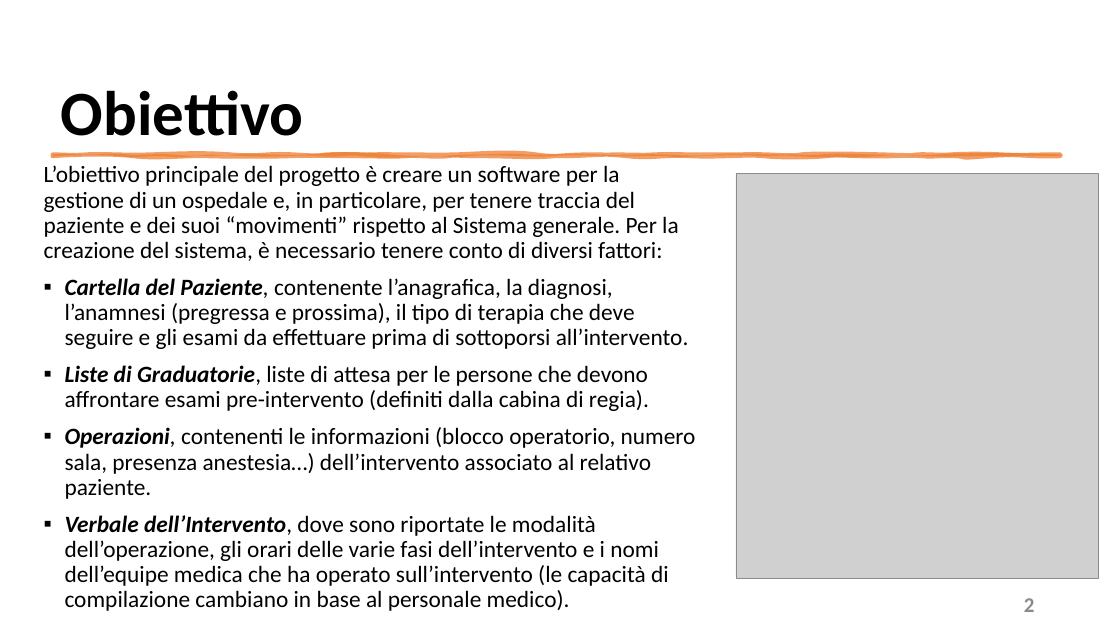
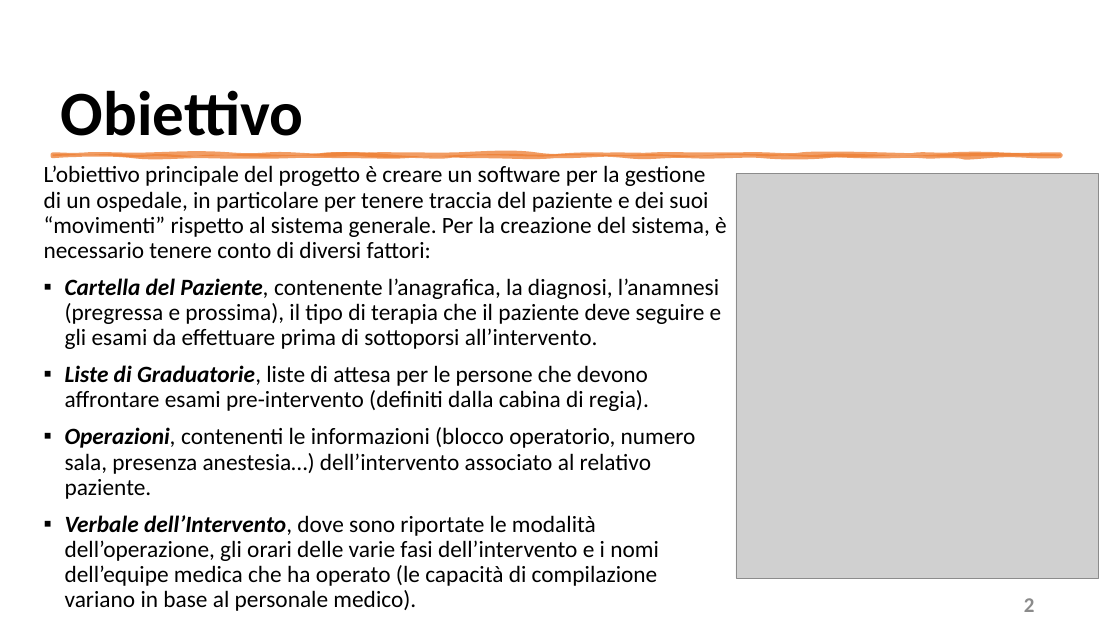
Before and after one commit to mangilimatteo/Progetto_Ingegneria_Software_Cattaneo_Mangili_Saini, a slide deck: slide 2 of Presentazione/Presentazione_Progetto.pptx. Drawn at 1120x630 pixels with LibreOffice and Linux fonts; fonts in the diff are those of the drawing; grey boxes stand for pictures. Boxes give left, top, right and bottom in pixels: in the first picture for what was removed or moved away, otherwise in the second. Text is boxed around its words. In the diff, an @@ line names an element or a change of style, - is before the commit and + after.

```diff
--- a/Presentazione/Presentazione_Progetto.pptx
+++ b/Presentazione/Presentazione_Progetto.pptx
@@ text at bbox=[44, 165, 727, 349]: text changed @@
-L’obiettivo principale del progetto è creare un software per la gestione di un ospedale e, in particolare, per tenere traccia del paziente e dei suoi “movimenti” rispetto al Sistema generale. Per la creazione del sistema, è necessario tenere conto di diversi fattori:
-▪ Cartella del Paziente, contenente l’anagrafica, la diagnosi, l’anamnesi (pregressa e prossima), il tipo di terapia che deve seguire e gli esami da effettuare prima di sottoporsi all’intervento.
+L’obiettivo principale del progetto è creare un software per la gestione di un ospedale, in particolare per tenere traccia del paziente e dei suoi “movimenti” rispetto al sistema generale. Per la creazione del sistema, è necessario tenere conto di diversi fattori:
+▪ Cartella del Paziente, contenente l’anagrafica, la diagnosi, l’anamnesi (pregressa e prossima), il tipo di terapia che il paziente deve seguire e gli esami da effettuare prima di sottoporsi all’intervento.
@@ text at bbox=[65, 515, 659, 611]: text changed @@
-▪ Verbale dell’Intervento, dove sono riportate le modalità dell’operazione, gli orari delle varie fasi dell’intervento e i nomi dell’equipe medica che ha operato sull’intervento (le capacità di compilazione cambiano in base al personale medico).
+▪ Verbale dell’Intervento, dove sono riportate le modalità dell’operazione, gli orari delle varie fasi dell’intervento e i nomi dell’equipe medica che ha operato (le capacità di compilazione variano in base al personale medico).
```
Also in this commit, not shown: 10 other slides changed, 1 other file.
